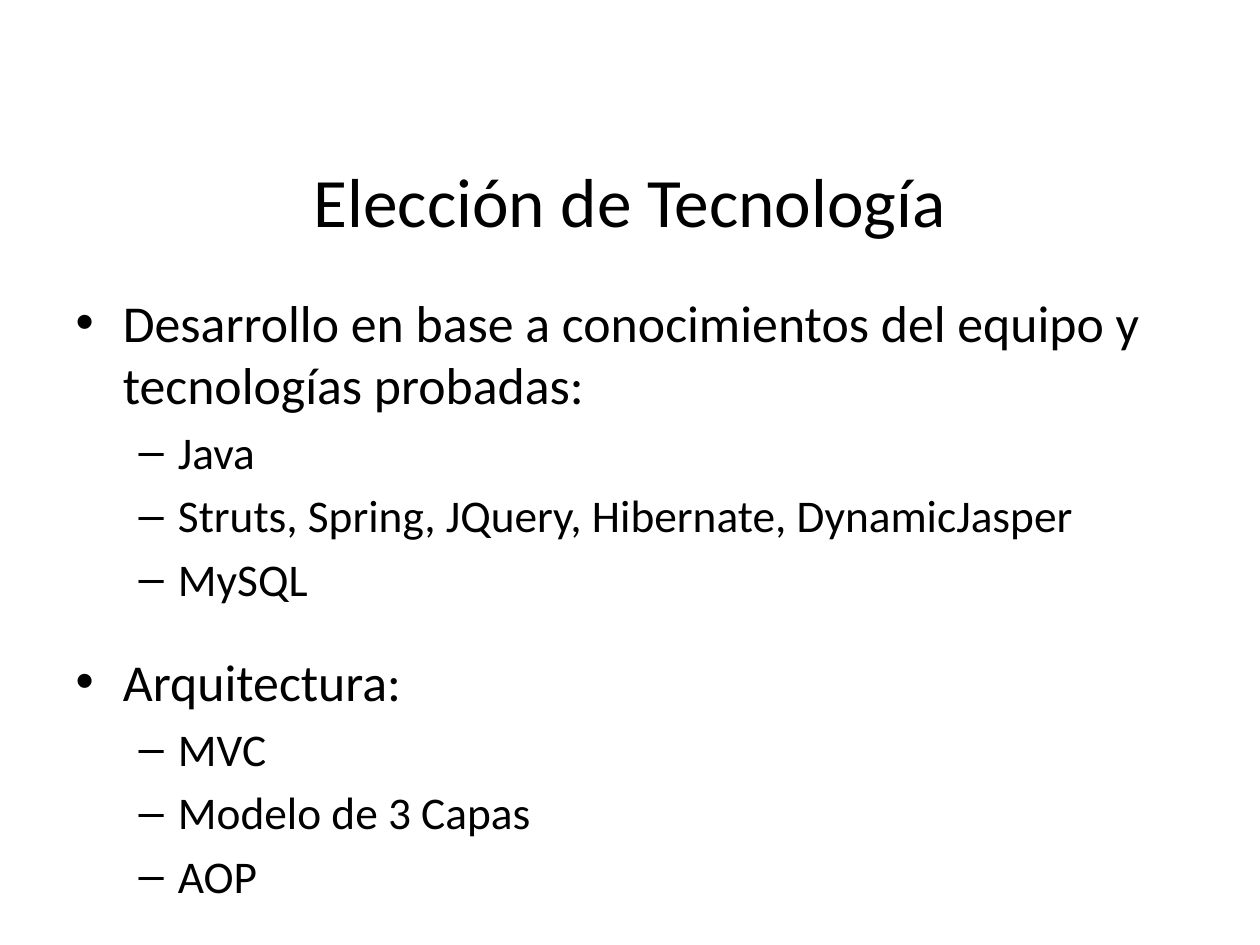
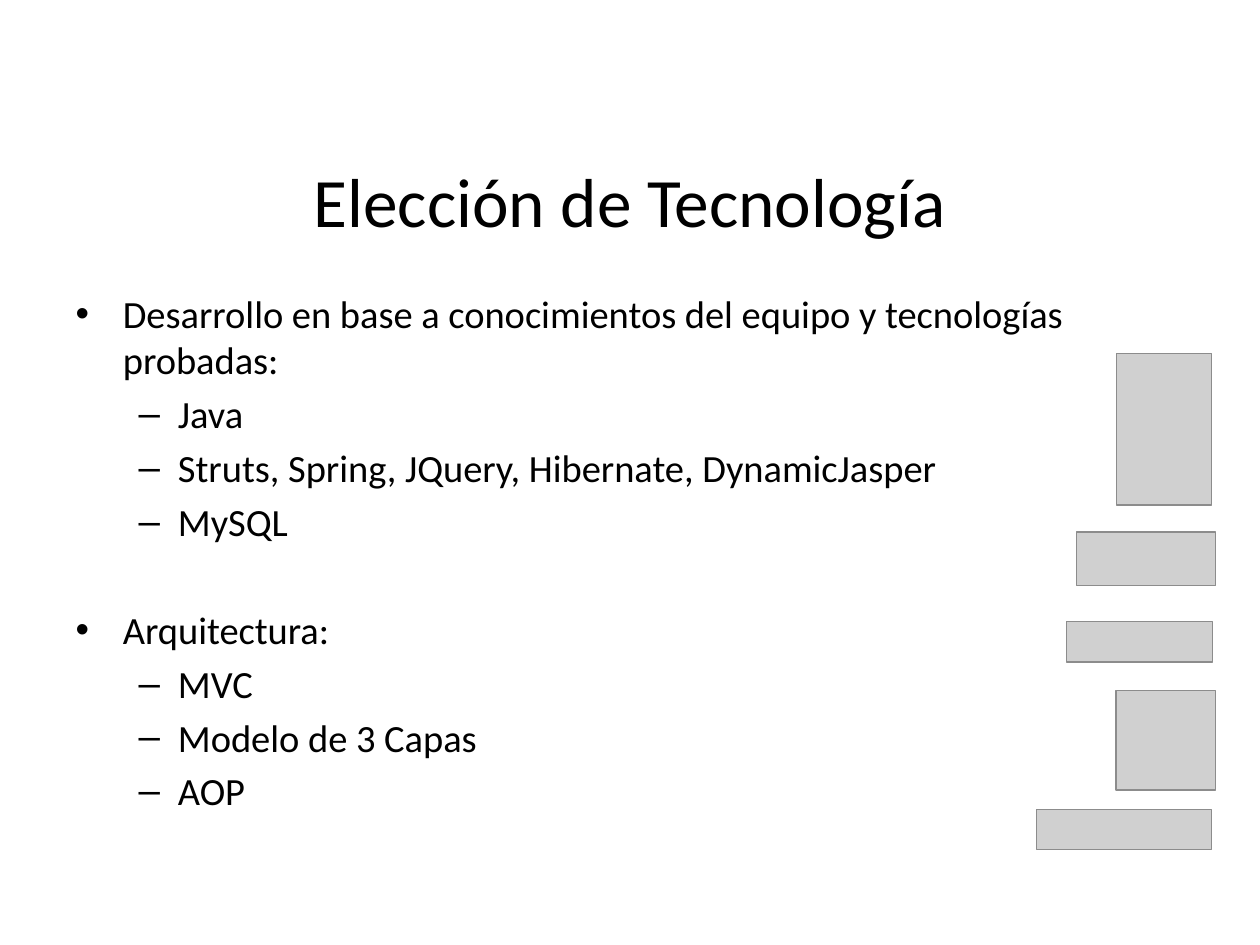
Before and after one commit to pedrohmolina/admin-ong, a slide deck: slide 18 of Documentacion/Presentacion/Presentacion Sirius.pptx. Drawn at 1260x945 pixels with LibreOffice and Linux fonts; fonts in the diff are those of the drawing; grey boxes stand for pictures; background and template pictures are left out. Boxes give left, top, right and bottom in pixels: in the first picture for what was removed or moved away, otherwise in the second. Text is boxed around its words. In the diff, an @@ line names an element or a change of style, - is before the commit and + after.

```diff
--- a/Documentacion/Presentacion/Presentacion Sirius.pptx
+++ b/Documentacion/Presentacion/Presentacion Sirius.pptx
@@ text "Desarrollo en base a conocimientos ..." at (x1=123, y1=301, x2=1063, y2=806): size 29.6 to 22 pt in "Desarrollo en base a conocimientos del equipo ...", "Arquitectura:"; size 25.9 to 22 pt in "Java", "Struts, Spring, JQuery, Hibernate, DynamicJasper", "MySQL", "MVC" and 2 more places; less space between paragraphs @@
@@ picture added at (x1=1116, y1=354, x2=1212, y2=505) @@
@@ picture added at (x1=1076, y1=532, x2=1215, y2=586) @@
@@ picture added at (x1=1066, y1=621, x2=1212, y2=662) @@
@@ picture added at (x1=1116, y1=690, x2=1216, y2=790) @@
@@ picture added at (x1=1037, y1=810, x2=1212, y2=849) @@
```
Also in this commit, not shown: 3 other slides changed, 3 slides added, 1 slide removed.
